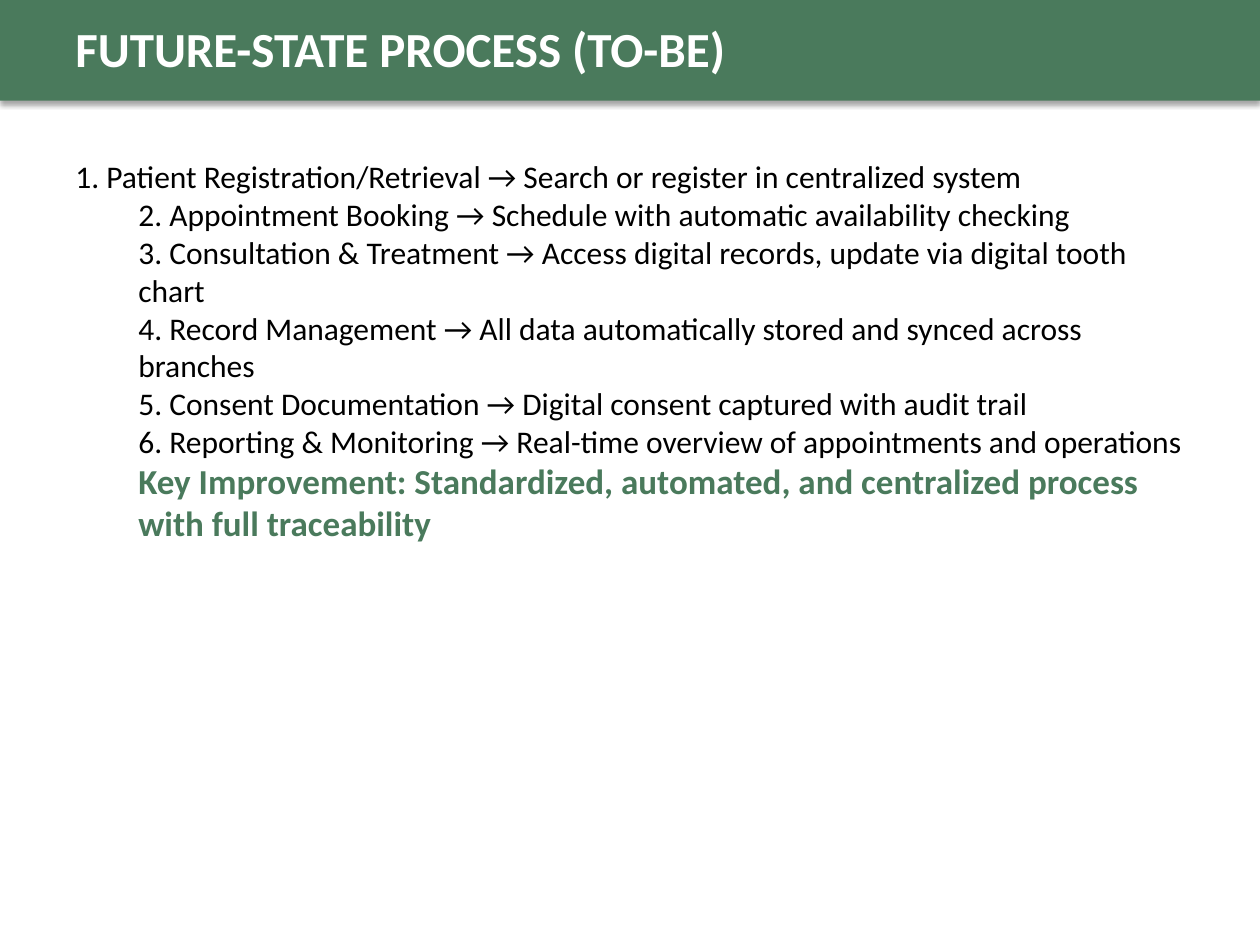
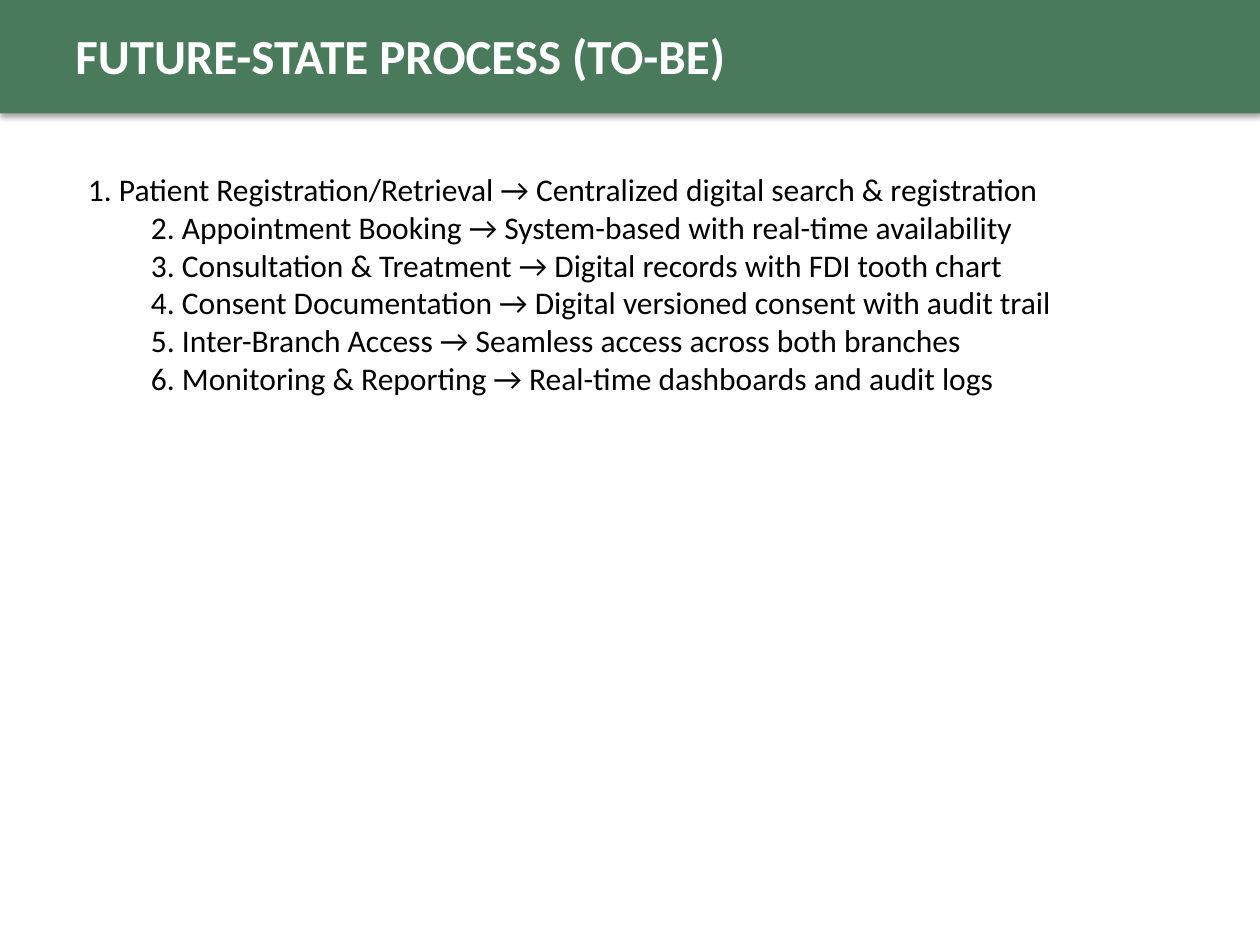
Before and after one commit to fritzmichael1-2/gonzaga-dental-clinic-system, a slide deck: slide 8 of GDCMAS_Final_Defense_Presentation.pptx (slide 6 before the commit). Drawn at 1260x945 pixels with LibreOffice and Linux fonts; fonts in the diff are those of the drawing. Boxes give left, top, right and bottom in pixels: in the first picture for what was removed or moved away, otherwise in the second. Text is boxed around its words. In the diff, an @@ line names an element or a change of style, - is before the commit and + after.

```diff
--- a/GDCMAS_Final_Defense_Presentation.pptx
+++ b/GDCMAS_Final_Defense_Presentation.pptx
@@ rectangle resized from (x1=0, y1=0, x2=1260, y2=101) to (x1=0, y1=0, x2=1260, y2=113) @@
@@ text "FUTURE-STATE PROCESS (TO-BE)" moved from (x1=75, y1=31, x2=725, y2=74) to (x1=75, y1=38, x2=725, y2=81) @@
@@ text at (x1=88, y1=179, x2=1050, y2=396): text changed @@
-1. Patient Registration/Retrieval → Search or register in centralized system
-  2. Appointment Booking → Schedule with automatic availability checking
-  3. Consultation & Treatment → Access digital records, update via digital tooth chart
-  4. Record Management → All data automatically stored and synced across branches
-  5. Consent Documentation → Digital consent captured with audit trail
-  6. Reporting & Monitoring → Real-time overview of appointments and operations
-  Key Improvement: Standardized, automated, and centralized process with full traceability
+1. Patient Registration/Retrieval → Centralized digital search & registration
+  2. Appointment Booking → System-based with real-time availability
+  3. Consultation & Treatment → Digital records with FDI tooth chart
+  4. Consent Documentation → Digital versioned consent with audit trail
+  5. Inter-Branch Access → Seamless access across both branches
+  6. Monitoring & Reporting → Real-time dashboards and audit logs
```
Also in this commit, not shown: 5 other slides changed, 4 slides added, 4 slides removed.
